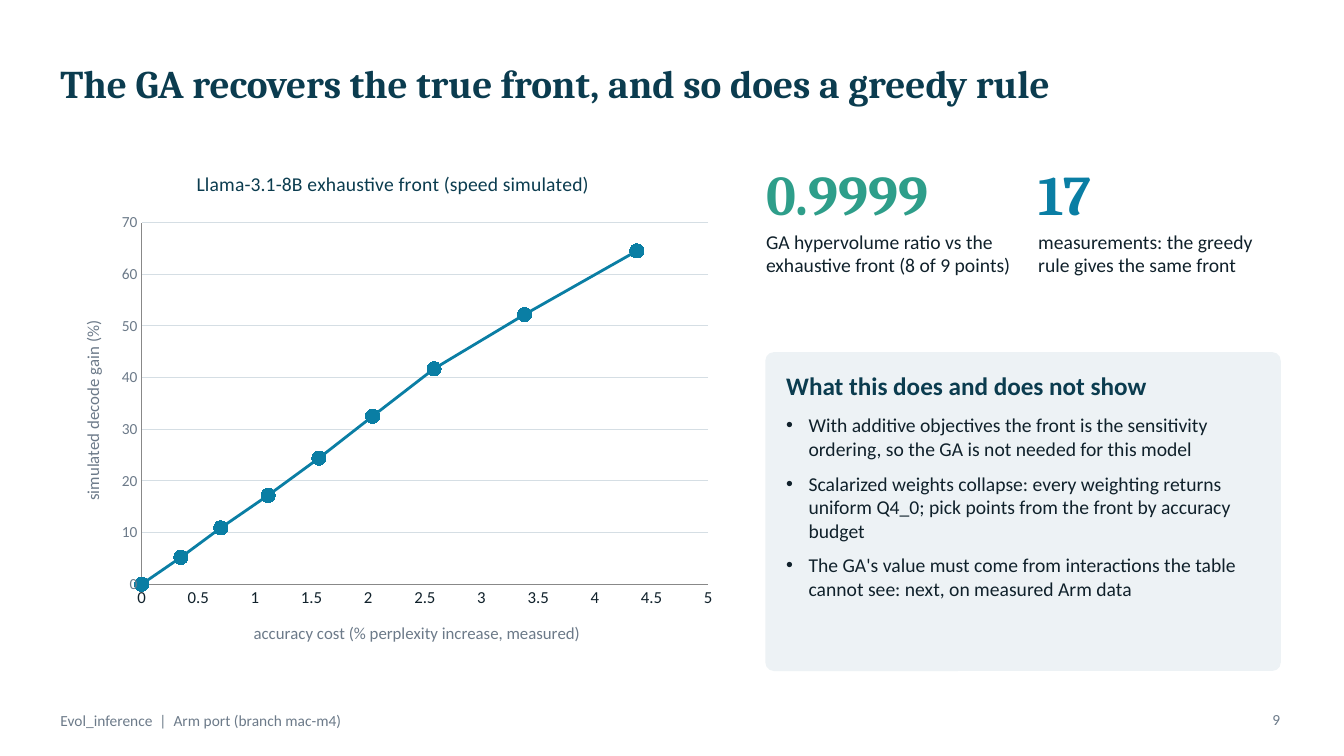
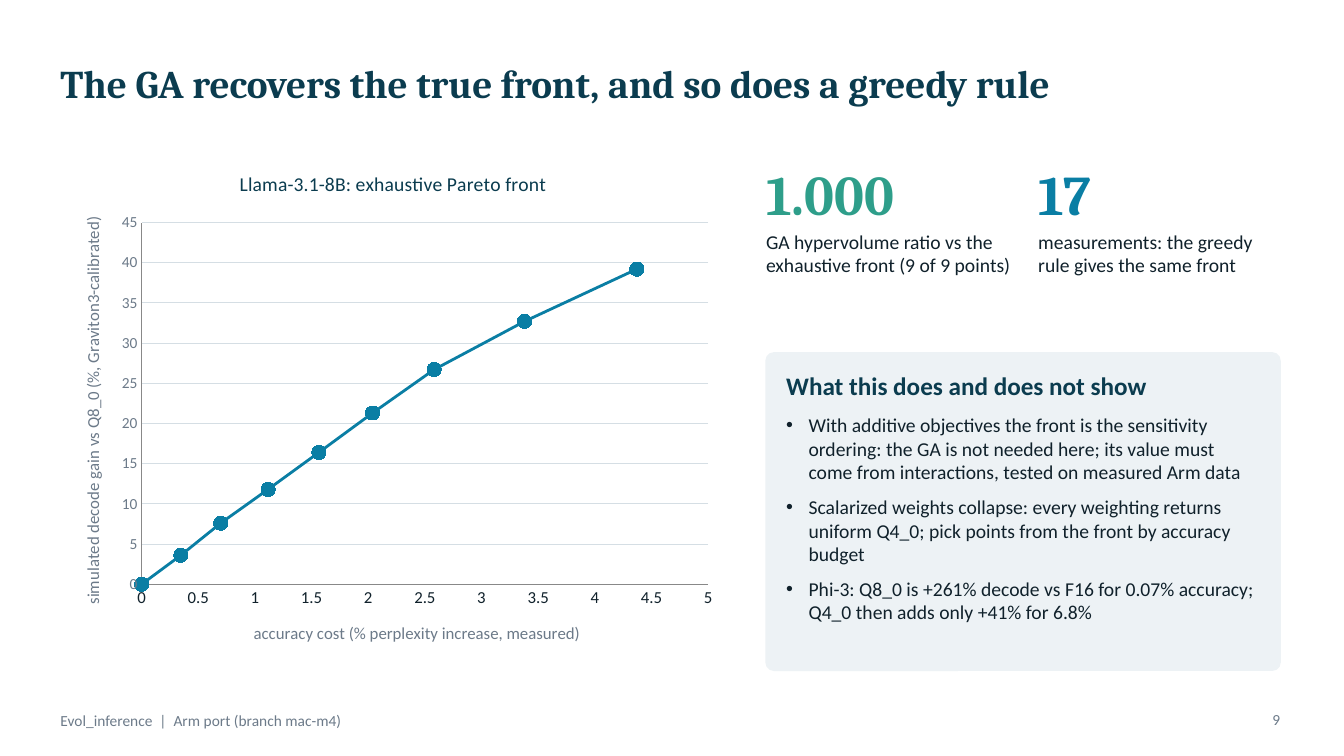
Before and after one commit to npwa/Evol_inference, a slide deck: slide 9 of presentation/Evol_inference_mac-m4.pptx. Drawn at 1344x756 pixels with LibreOffice and Linux fonts; fonts in the diff are those of the drawing. Boxes give left, top, right and bottom in pixels: in the first picture for what was removed or moved away, otherwise in the second. Text is boxed around its words. In the diff, an @@ line names an element or a change of style, - is before the commit and + after.

```diff
--- a/presentation/Evol_inference_mac-m4.pptx
+++ b/presentation/Evol_inference_mac-m4.pptx
@@ scatter lines chart at (60,151,726,665) @@
@@ title "Llama-3.1-8B exhaustive front (speed simulated)" to "Llama-3.1-8B: exhaustive Pareto front" @@
-Series 1: (0, 0), (0.3, 5), (0.7, 11), (1.1, 17), (1.6, 24), (2, 32), (2.6, 42), (3.4, 52), (4.4, 64)
+Series 1: (0, 0), (0.3, 4), (0.7, 8), (1.1, 12), (1.6, 16), (2, 21), (2.6, 27), (3.4, 33), (4.4, 39)
@@ value axis title "simulated decode gain (%)" to "simulated decode gain vs Q8_0 (%, Graviton3-calibrated)" @@
@@ text at (766,177,894,216): text changed @@
-0.9999
+1.000
@@ text at (766,235,1010,275): text changed @@
-GA hypervolume ratio vs the exhaustive front (8 of 9 points)
+GA hypervolume ratio vs the exhaustive front (9 of 9 points)
@@ text at (809,418,1240,482): text changed @@
-• With additive objectives the front is the sensitivity ordering, so the GA is not needed for this model
+• With additive objectives the front is the sensitivity ordering: the GA is not needed here; its value must come from interactions, tested on measured Arm data
@@ text at (809,582,1254,622): text changed @@
-• The GA's value must come from interactions the table cannot see: next, on measured Arm data
+• Phi-3: Q8_0 is +261% decode vs F16 for 0.07% accuracy; Q4_0 then adds only +41% for 6.8%
```
Also in this commit, not shown: 9 other files.
